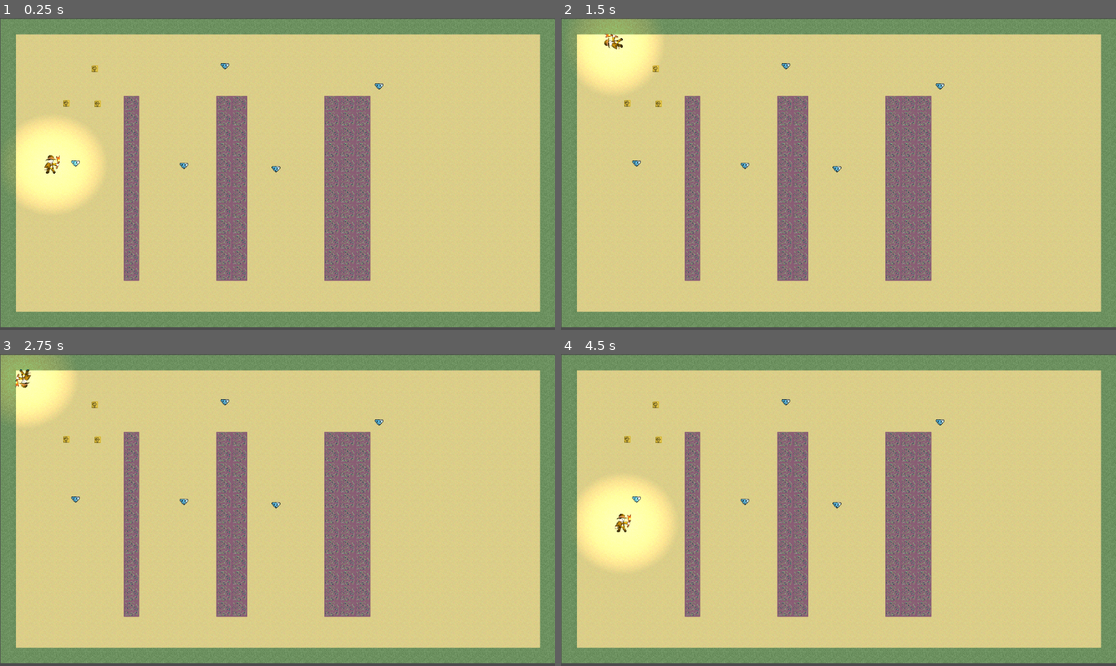
Above: before the commit, frames 1-4 (two rows, left to right).
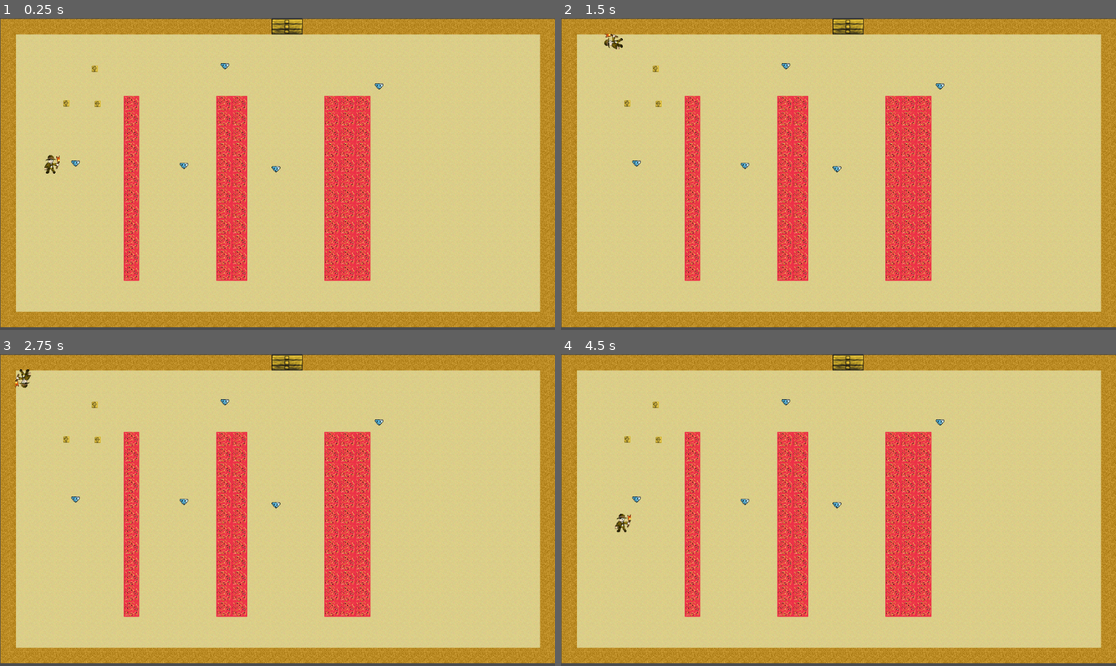
Above: after the commit, the same moments.

Repository: deruitda/LudumDare54
Game: Godot game, scene res://Scenes/prototype_andrew.tscn
Same seed, same stepped clock (60 frames per second), same inputs: the game is played once before the commit and once after it.
Inputs:
- Up to frame 1 (0.25 s): no input
- Up to frame 2 (1.5 s): tap Enter at 0.5 s; hold W (up) from 0.53 s (still down); tap Space (dash) at 0.6, 1.35 s
- Up to frame 3 (2.75 s): tap Space (dash) at 2, 2.1 s; release W (up) at 2.03 s; hold Left (left) from 2.03 s (still down)
- Up to frame 4 (4.5 s): tap Enter at 2.75 s; tap Space (dash) at 2.85, 3.5, 3.6, 4.35 s; release Left (left) at 3.53 s; hold Down (down) 3.53-4.28 s; hold D (right) from 4.28 s (still down)

The runs differ from the first frame. In frame 1, 29% of the frame differs, in the area x 0-100%, y 0-100%; in frame 2, 27%; in frame 3, 26%; in frame 4, 29%.

Commit message:
door and key gathering functionality

Diff:
--- a/Global/GameState.gd
+++ b/Global/GameState.gd
@@ -1,6 +1,9 @@
 extends Node
 
 var currentLevel;
+var total_number_of_keys = 0
+var number_of_keys_this_room = 0
+
 # Called when the node enters the scene tree for the first time.
 func _ready():
 	currentLevel = "1-1"
@@ -12,3 +15,7 @@
 
 func goto_next_level():
 	pass
+
+func add_key(key: Key):
+	total_number_of_keys = total_number_of_keys + key.value
+	number_of_keys_this_room = number_of_keys_this_room + key.value
--- /dev/null
+++ b/Scenes/door.gd
@@ -0,0 +1,20 @@
+extends Area2D
+
+class_name Door
+
+@onready var player = $"../Player"
+
+@onready var number_of_keys_needed = 3
+
+var door_unlocked = false
+
+func _process(delta):
+	if !door_unlocked and GameState.number_of_keys_this_room == number_of_keys_needed:
+		open_door()
+
+func _on_body_entered(body):
+	if body is Player && door_unlocked:
+		GameState.goto_next_level()
+
+func open_door():
+	door_unlocked = true
--- a/Scenes/door.tscn
+++ b/Scenes/door.tscn
@@ -1,11 +1,13 @@
-[gd_scene load_steps=3 format=3 uid="uid://cjdwtvp7410wm"]
+[gd_scene load_steps=4 format=3 uid="uid://cjdwtvp7410wm"]
 
+[ext_resource type="Script" path="res://Scenes/door.gd" id="1_7rccf"]
 [ext_resource type="Texture2D" uid="uid://63fgds5ayml6" path="res://Assets/door.png" id="1_bgvao"]
 
 [sub_resource type="RectangleShape2D" id="RectangleShape2D_ybd1i"]
 size = Vector2(64, 39)
 
-[node name="Node2D" type="Area2D"]
+[node name="Door" type="Area2D"]
+script = ExtResource("1_7rccf")
 
 [node name="CollisionShape2D" type="CollisionShape2D" parent="."]
 position = Vector2(0, 3.5)
--- a/Scenes/key.gd
+++ b/Scenes/key.gd
@@ -3,8 +3,11 @@
 class_name Key
 
 @onready var player = $"../Player"
+@onready var door = $"../Door"
+
+@export var value = 1
 
 func _on_body_entered(body):
 	if body is Player:
-		player.addKey()
+		GameState.add_key(self)
 		queue_free()
--- a/Scenes/key.tscn
+++ b/Scenes/key.tscn
@@ -4,19 +4,20 @@
 [ext_resource type="Texture2D" uid="uid://dsau70ve72tbr" path="res://Assets/key-1.png" id="2_ko7n7"]
 
 [sub_resource type="RectangleShape2D" id="RectangleShape2D_o3nu0"]
-size = Vector2(18, 12)
+size = Vector2(15, 15)
 
 [node name="Key" type="Area2D"]
 script = ExtResource("1_rvkkv")
 
 [node name="CollisionShape2D" type="CollisionShape2D" parent="."]
+position = Vector2(-1.5, -0.5)
 shape = SubResource("RectangleShape2D_o3nu0")
 one_way_collision_margin = 10.0
 debug_color = Color(0, 0.556863, 0.901961, 0.419608)
 
 [node name="Sprite2D" type="Sprite2D" parent="."]
-position = Vector2(-2.38419e-07, 4.76837e-07)
-scale = Vector2(0.601142, 0.545897)
+position = Vector2(-2.98023e-08, 0)
+scale = Vector2(0.581821, 0.522949)
 texture = ExtResource("2_ko7n7")
 
 [connection signal="body_entered" from="." to="." method="_on_body_entered"]
--- a/Scenes/player.gd
+++ b/Scenes/player.gd
@@ -8,7 +8,6 @@
 @export var minimum_keys_needed = 3
 @export var maximum_number_of_keys = 5
 
-var number_of_keys = 0
 var dashing = false
 var movement_direction = Vector2.ZERO
 var shape_query = PhysicsShapeQueryParameters2D.new()
@@ -85,7 +84,3 @@
 	if not dashing and body is TileMap:
 		# is a danger area
 		die_and_respawn()
-
-func addKey():
-	number_of_keys = number_of_keys + 1
-	print(number_of_keys)
--- a/Scenes/player.tscn
+++ b/Scenes/player.tscn
@@ -1,8 +1,7 @@
-[gd_scene load_steps=6 format=3 uid="uid://dgefottiis13l"]
+[gd_scene load_steps=5 format=3 uid="uid://dgefottiis13l"]
 
 [ext_resource type="Script" path="res://Scenes/player.gd" id="1_no7e7"]
 [ext_resource type="Texture2D" uid="uid://c4eo7i4rddsng" path="res://Assets/player-front.png" id="2_5fswc"]
-[ext_resource type="Texture2D" uid="uid://frfmaanob2s5" path="res://Assets/point-light.webp" id="3_ftbf8"]
 
 [sub_resource type="RectangleShape2D" id="RectangleShape2D_e4yxl"]
 size = Vector2(26, 26)
@@ -37,11 +36,5 @@
 [node name="DangerAreaCollisionShape" type="CollisionShape2D" parent="DangerArea"]
 shape = SubResource("RectangleShape2D_xa5vj")
 
-[node name="PointLight2D" type="PointLight2D" parent="."]
-position = Vector2(-0.769234, 0.769222)
-scale = Vector2(0.704327, 0.644231)
-color = Color(0.831373, 0.572549, 0.396078, 1)
-texture = ExtResource("3_ftbf8")
-
 [connection signal="timeout" from="Timer" to="." method="_on_timer_timeout"]
 [connection signal="body_entered" from="DangerArea" to="." method="_on_danger_area_body_entered"]
--- a/Scenes/prototype_andrew.tscn
+++ b/Scenes/prototype_andrew.tscn
@@ -6,6 +6,7 @@
 [ext_resource type="Script" path="res://Scenes/Spawn.gd" id="4_ipw7y"]
 [ext_resource type="PackedScene" uid="uid://ck43xtmugnhu4" path="res://Scenes/dash_gem.tscn" id="5_u7avs"]
 [ext_resource type="PackedScene" uid="uid://lvyl7yhcgpku" path="res://Scenes/key.tscn" id="6_nmp6v"]
+[ext_resource type="PackedScene" uid="uid://cjdwtvp7410wm" path="res://Scenes/door.tscn" id="7_5457b"]
 
 [sub_resource type="TileSetAtlasSource" id="TileSetAtlasSource_14il4"]
 resource_name = "Ground"
@@ -116,7 +117,6 @@
 [node name="TileMap" type="TileMap" parent="."]
 position = Vector2(160, 159)
 tile_set = SubResource("TileSet_cqcab")
-collision_visibility_mode = 1
 format = 2
 layer_0/tile_data = PackedInt32Array(-262149, 65537, 0, -196613, 65537, 0, -131077, 65537, 0, -65541, 65537, 0, -5, 655 …(10738 unchanged characters)…
 
@@ -150,3 +150,6 @@
 
 [node name="Key3" parent="." instance=ExtResource("6_nmp6v")]
 position = Vector2(203, 176)
+
+[node name="Node2D" parent="." instance=ExtResource("7_5457b")]
+position = Vector2(595, 15)
Not shown: 1 places in Scenes/prototype_andrew.tscn that only renumber resources
